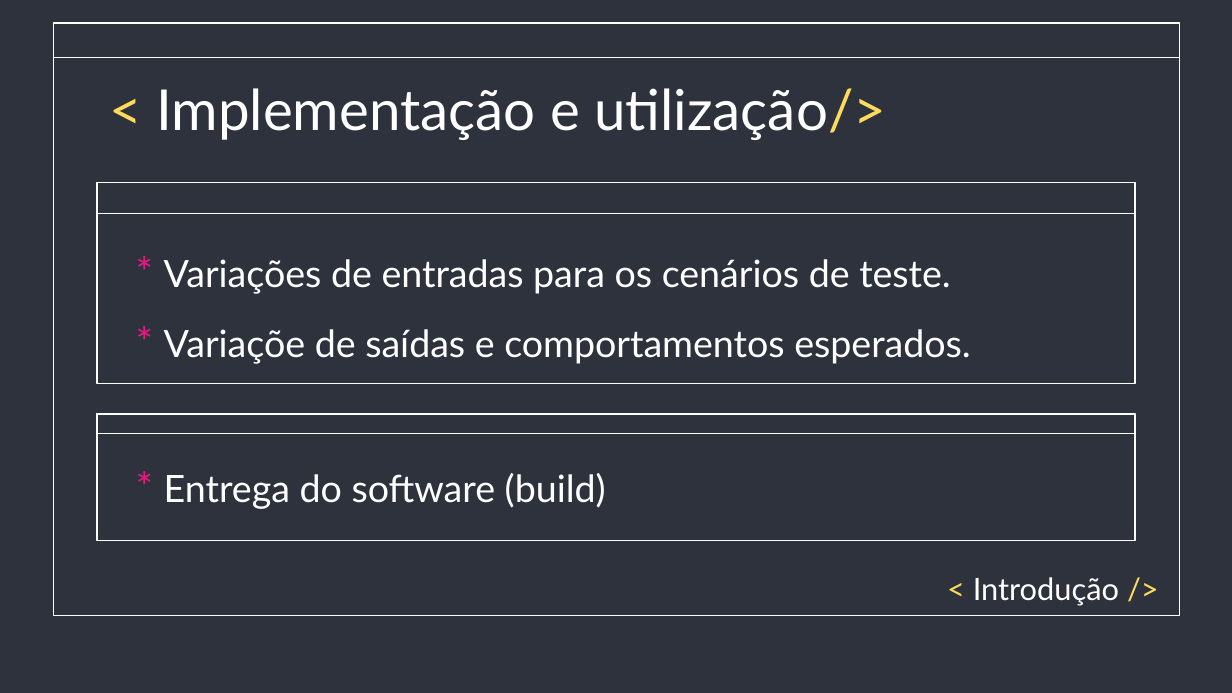
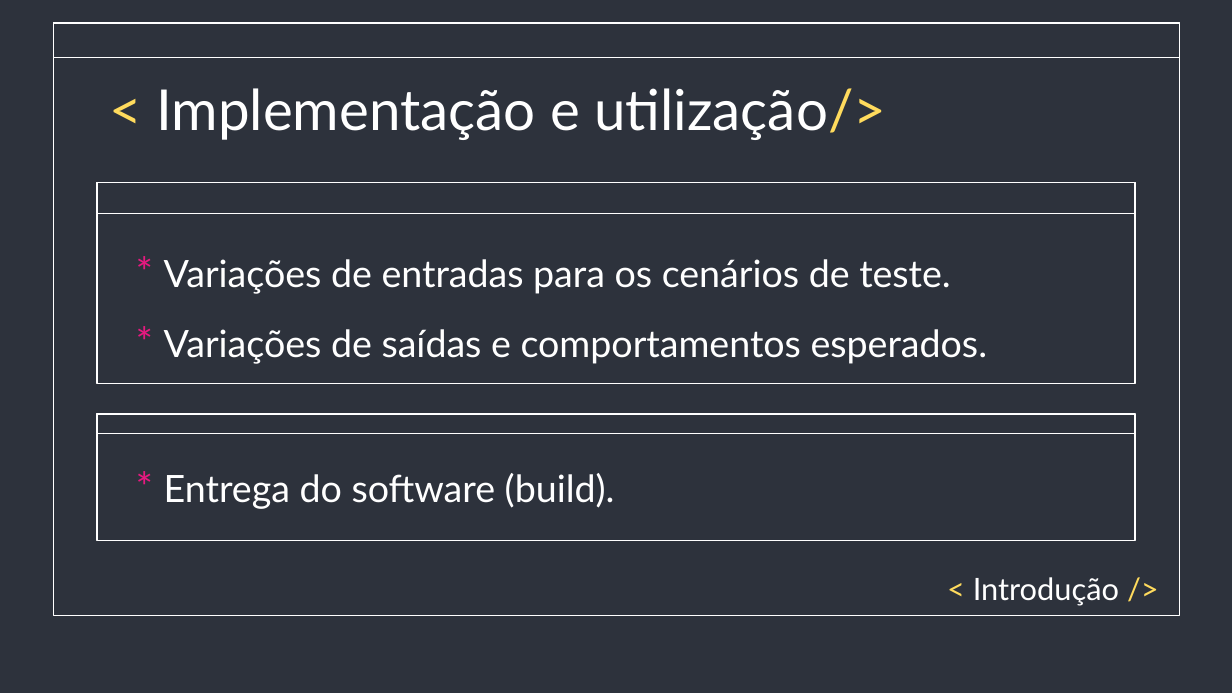
Before and after one commit to saintalex93/TestingHabitPresentation, a slide deck: slide 9 of Testes - Semana de qualidade.pptx. Drawn at 1232x693 pixels with LibreOffice and Linux fonts; fonts in the diff are those of the drawing. Boxes give left, top, right and bottom in pixels: in the first picture for what was removed or moved away, otherwise in the second. Text is boxed around its words. In the diff, an @@ line names an element or a change of style, - is before the commit and + after.

```diff
--- a/Testes - Semana de qualidade.pptx
+++ b/Testes - Semana de qualidade.pptx
@@ subtitle at (x1=164, y1=329, x2=988, y2=364): text changed @@
-* Variaçõe de saídas e comportamentos esperados.
+* Variações de saídas e comportamentos esperados.
@@ subtitle at (x1=164, y1=473, x2=615, y2=509): text changed @@
-* Entrega do software (build)
+* Entrega do software (build).
```
Also in this commit, not shown: 10 other slides changed, 1 other file.
